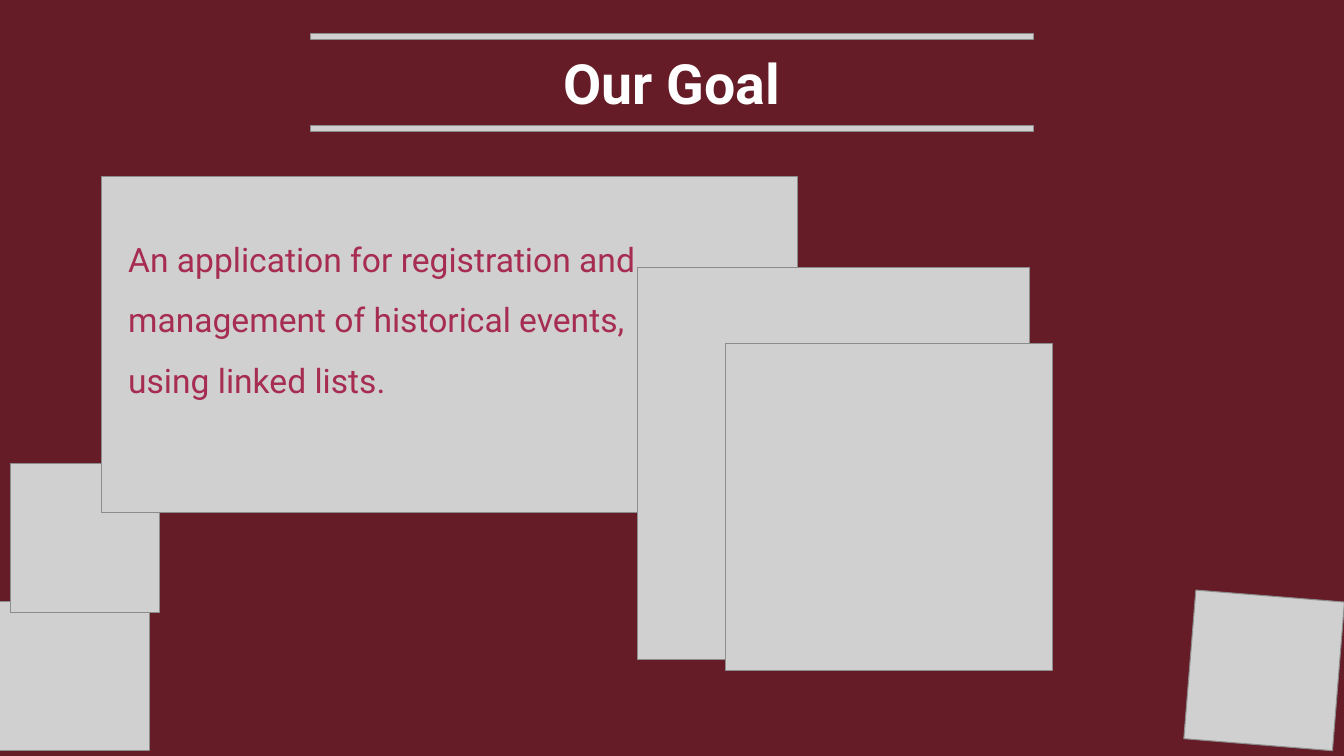
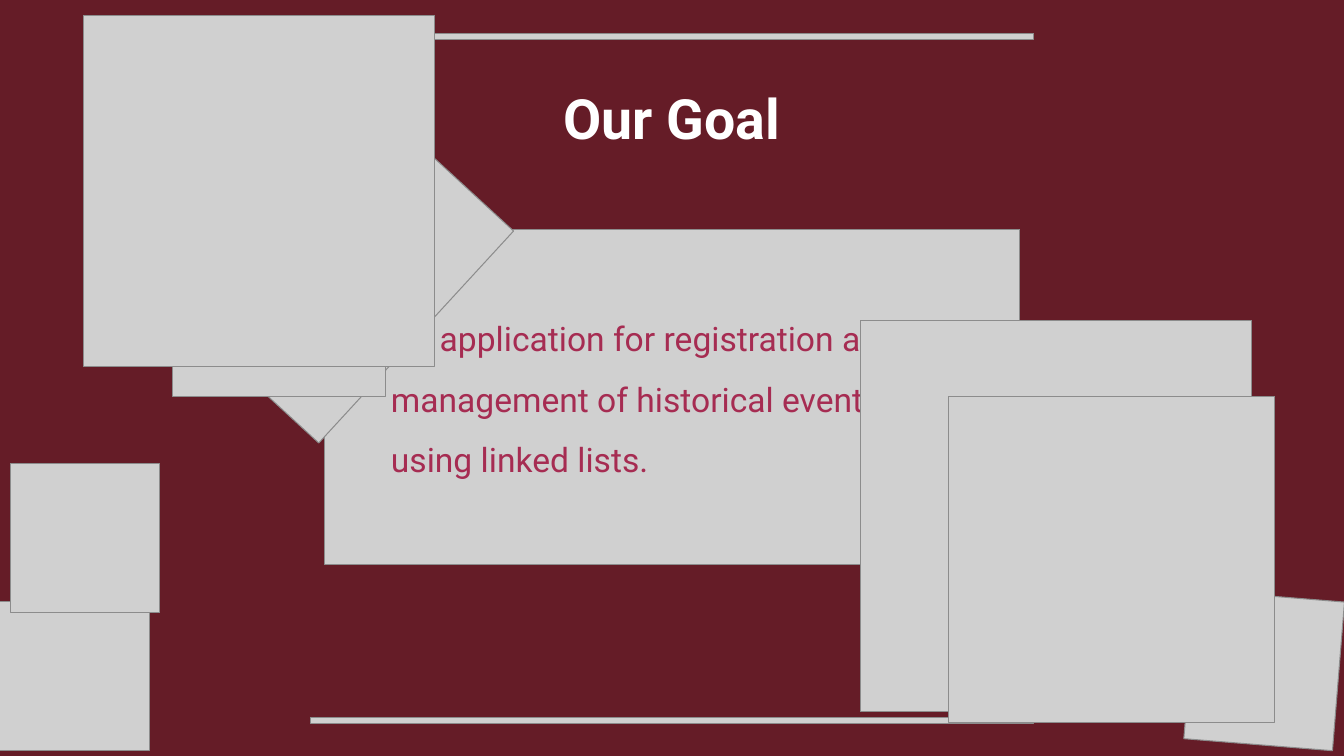
Before and after one commit to PIPetkova19/res-novas, a slide deck: slide 4 of Documents/Presentation.pptx. Drawn at 1344x756 pixels with LibreOffice and Linux fonts; fonts in the diff are those of the drawing; grey boxes stand for pictures; background and template pictures are left out. Boxes give left, top, right and bottom in pixels: in the first picture for what was removed or moved away, otherwise in the second. Text is boxed around its words. In the diff, an @@ line names an element or a change of style, - is before the commit and + after.

```diff
--- a/Documents/Presentation.pptx
+++ b/Documents/Presentation.pptx
@@ picture added at [84,15,436,367] @@
@@ picture added at [107,36,514,444] @@
@@ title "Our Goal": place and size @@
-title "Our Goal" at [564,62,780,105]
+title "Our Goal" at [564,97,780,140]
@@ picture added at [172,184,385,396] @@
@@ picture: place and size @@
-picture at [102,176,798,512]
+picture at [324,229,1019,565]
@@ text "An application for registration and ..." rewrapped from [128,246,635,400] to [391,321,898,479] @@
@@ picture: place and size @@
-picture at [638,268,1029,659]
+picture at [860,321,1251,712]
@@ picture: place and size @@
-picture at [726,344,1053,670]
+picture at [949,396,1275,723]
@@ picture: place and size @@
-picture at [311,126,1034,132]
+picture at [311,718,1034,724]
```
Also in this commit, not shown: 7 other slides changed.
